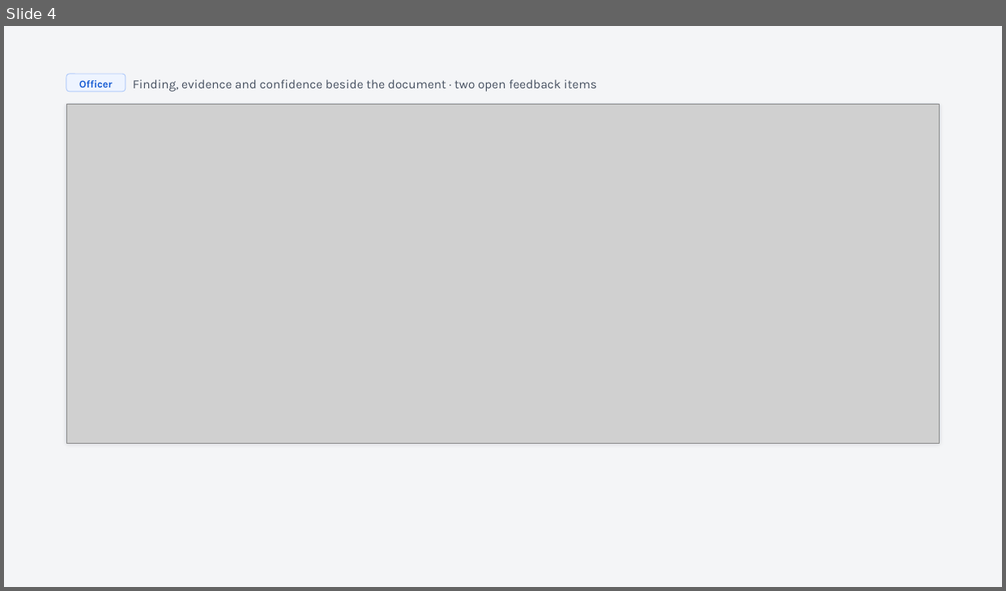
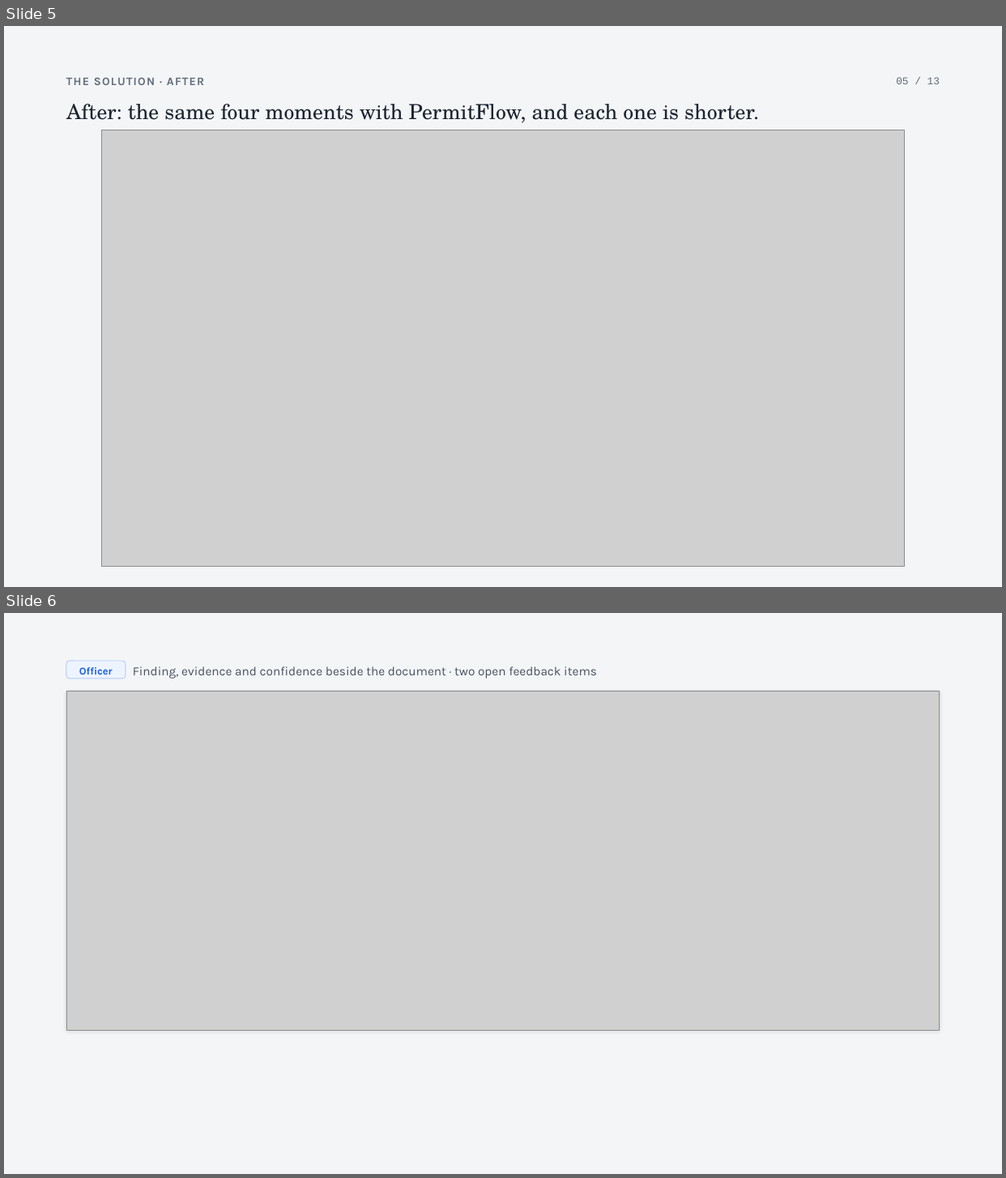
Before and after one commit to SuhaasNv/permitflow, a slide deck: docs/13-debrief/pitch-deck/PermitFlow-pitch.pptx. Shown one above the other, each under a label of ours: slide 4 before the commit, slides 5 and 6 after it. The pictures are 1006x591 and 1006x1178 pixels, drawn with LibreOffice and Linux fonts; fonts in the diff are those of the drawing; grey boxes stand for pictures. Boxes give left, top, right and bottom in pixels: in the first picture for what was removed or moved away, otherwise in the second. Text is boxed around its words. In the diff, an @@ line names an element or a change of style, - is before the commit and + after.

Commit message:
docs: before-and-after comic strips in the pitch deck
Two strips of four panels, the same four moments with and without the
product, placed after the problem and solution slides. The pitch deck
is thirteen slides; counts updated in the technical deck and CHANGELOG.

```diff
--- a/docs/13-debrief/pitch-deck/PermitFlow-pitch.pptx
+++ b/docs/13-debrief/pitch-deck/PermitFlow-pitch.pptx
@@ slide 5 added at bbox=[4, 26, 1002, 587], background #F4F5F7 @@
@@ text added at bbox=[66, 77, 204, 85], 11 pt, text #616C7A, bold @@
+THE SOLUTION · AFTER
@@ text added at bbox=[896, 77, 940, 84], 10 pt, text #616C7A @@
+05 / 13
@@ text added at bbox=[66, 104, 759, 123], 20 pt, text #1B2430 @@
+After: the same four moments with PermitFlow, and each one is shorter.
@@ picture added at bbox=[101, 130, 905, 566] @@
@@ what was slide 4 is now slide 6 @@
```
Also in this commit, not shown: 8 slides changed, 1 other slide added, 5 other files.
